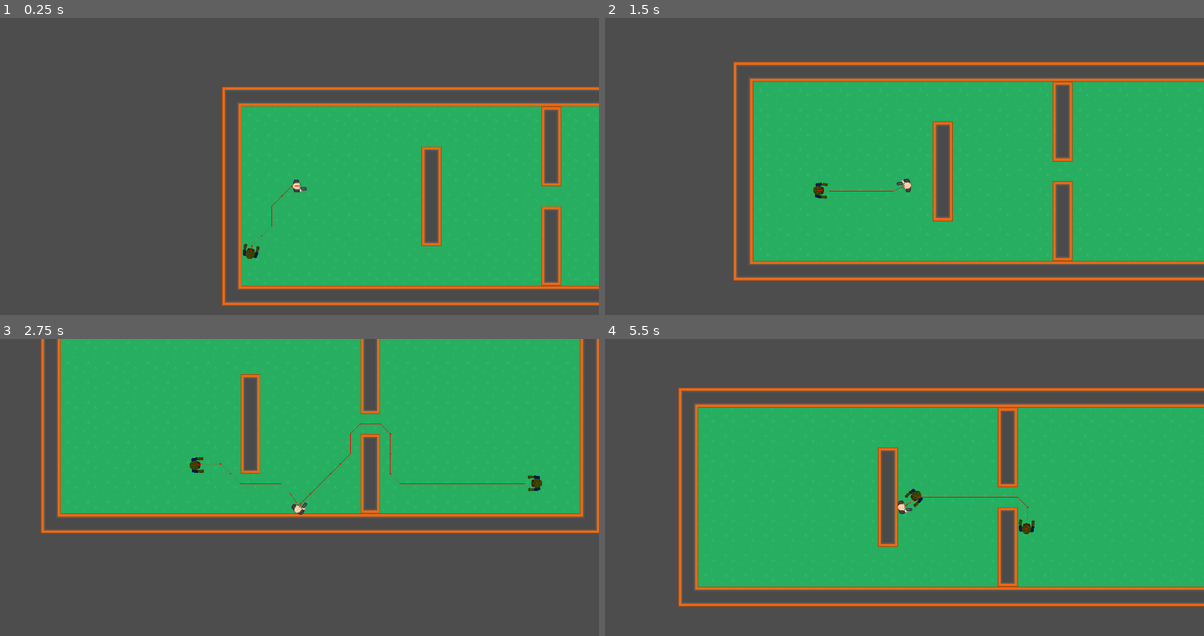
Above: before the commit, frames 1-4 (two rows, left to right).
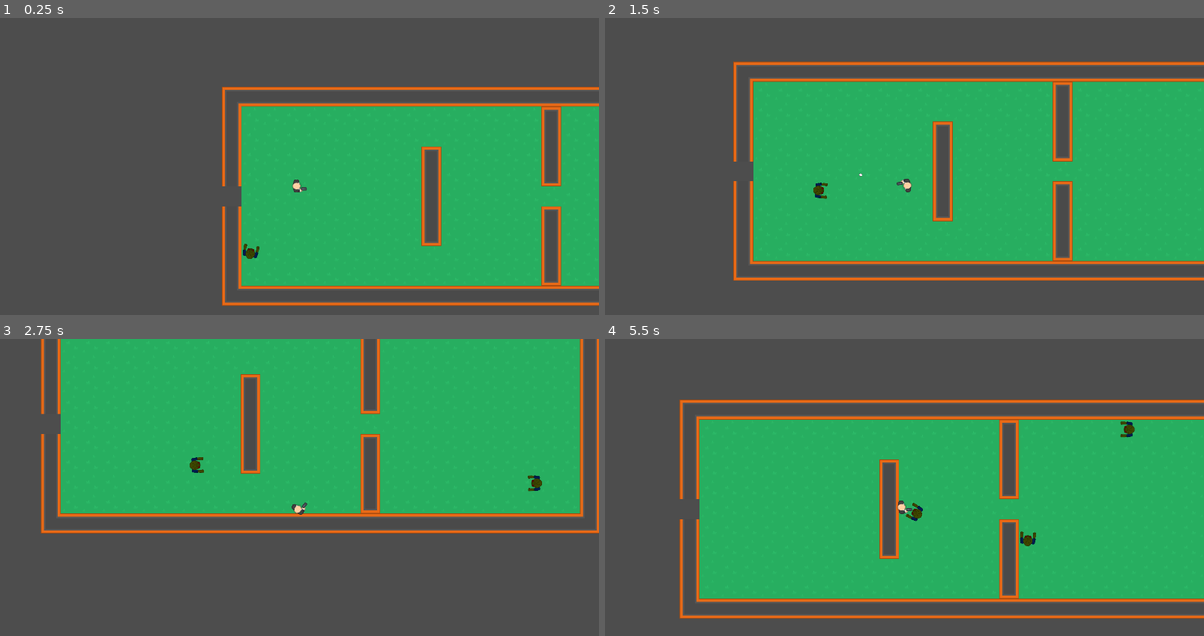
Above: after the commit, the same moments.

Repository: luuismrtn/desolation-zombie
Game: Godot game, scene res://Escenas/casa.tscn
Same seed, same stepped clock (60 frames per second), same inputs: the game is played once before the commit and once after it.
Inputs (mouse positions are in pixels of both pictures, inside the frame that each line leads up to):
- Up to frame 1 (0.25 s): no input
- Up to frame 2 (1.5 s): tap Enter at 0.5 s; move the mouse to (1036, 169) at 0.52 s; hold D (right) 0.53-1.28 s; click (1036, 169) at 0.6 s; move the mouse to (784, 202) at 1.27 s; hold S (down) from 1.28 s (still down); click (784, 202) at 1.35 s
- Up to frame 3 (2.75 s): move the mouse to (359, 434) at 2.02 s; release S (down) at 2.03 s; hold D (right) from 2.03 s (still down); click (359, 434) at 2.1 s
- Up to frame 4 (5.5 s): move the mouse to (874, 573) at 2.77 s; release D (right) at 2.78 s; hold W (up) 2.78-3.53 s; click (874, 573) at 2.85 s; move the mouse to (1084, 558) at 3.52 s; hold A (left) 3.53-5.03 s; click (1084, 558) at 3.6 s; move the mouse to (724, 457) at 4.27 s; click (724, 457) at 4.35 s; move the mouse to (934, 508) at 5.02 s; hold S (down) from 5.03 s (still down); click (934, 508) at 5.1 s

The runs differ from the first frame. In frame 1, 0.1% of the frame differs, in the area x 37-51%, y 56-80%; in frame 2, 0.1%; in frame 3, 0.2%; in frame 4, 16%, in the area x 12-100%, y 16-95%.

Commit message:
Sistema de disparo hecho

Diff:
--- /dev/null
+++ b/Escenas/bala.tscn
@@ -0,0 +1,24 @@
+[gd_scene load_steps=4 format=3 uid="uid://5gg5vyullk0d"]
+
+[ext_resource type="Texture2D" uid="uid://bi4slcy5ks2mr" path="res://Sprites/sprite test.webp" id="1_4pe2a"]
+[ext_resource type="Script" path="res://Scripts/bala.gd" id="1_61nxu"]
+
+[sub_resource type="CircleShape2D" id="CircleShape2D_lwjdk"]
+radius = 268.59
+
+[node name="Bala" type="CharacterBody2D"]
+scale = Vector2(0.0158472, 0.0158472)
+script = ExtResource("1_61nxu")
+velocidad = 1000
+
+[node name="Area2D" type="Area2D" parent="." groups=["bala"]]
+collision_layer = 8
+collision_mask = 15
+
+[node name="Skin" type="Sprite2D" parent="Area2D"]
+texture = ExtResource("1_4pe2a")
+
+[node name="CollisionShape2D" type="CollisionShape2D" parent="Area2D"]
+shape = SubResource("CircleShape2D_lwjdk")
+
+[connection signal="body_entered" from="Area2D" to="." method="_on_area_2d_body_entered"]
--- a/Escenas/casa.tscn
+++ b/Escenas/casa.tscn
@@ -1658,7 +1658,7 @@
 [sub_resource type="TileSet" id="TileSet_o15k4"]
 tile_size = Vector2i(64, 64)
 physics_layer_0/collision_layer = 4
-physics_layer_0/collision_mask = 3
+physics_layer_0/collision_mask = 11
 navigation_layer_0/layers = 1
 sources/1 = SubResource("TileSetAtlasSource_wyipy")
 
@@ -1667,7 +1667,7 @@
 [node name="TileMap" type="TileMap" parent="."]
 tile_set = SubResource("TileSet_o15k4")
 format = 2
-layer_0/tile_data = PackedInt32Array(-262158, 1, 4, -196622, 131073, 5, -131086, 131073, 5, -65550, 131073, 5, -14, 131073, 5, 65522, 131073, 5, 131058, 131073, 5, 196594, 131073, 5, 26 …(4539 unchanged characters)…
+layer_0/tile_data = PackedInt32Array(-262158, 1, 4, -196622, 131073, 5, -131086, 131073, 5, -65550, 131073, 5, -14, 131073, 5, 131058, 131073, 5, 196594, 131073, 5, 26 …(4539 unchanged characters)…
 
 [node name="Player" parent="." instance=ExtResource("4_e7467")]
 position = Vector2(-647, -1)
@@ -1677,7 +1677,6 @@
 
 [node name="Timer" type="Timer" parent="ZombieSpawner"]
 wait_time = 2.0
-one_shot = true
 autostart = true
 
 [node name="Camera2D" type="Camera2D" parent="."]
--- a/Escenas/player.tscn
+++ b/Escenas/player.tscn
@@ -1,45 +1,14 @@
 [gd_scene load_steps=4 format=3 uid="uid://d07lovjii042w"]
 
+[ext_resource type="Script" path="res://Scripts/Player.gd" id="1_s80hl"]
 [ext_resource type="Texture2D" uid="uid://nwb0a1vaxwtf" path="res://Sprites/kenney_top-down-shooter/PNG/Hitman 1/hitman1_gun.png" id="2_o55cn"]
-
-[sub_resource type="GDScript" id="GDScript_r63pk"]
-script/source = "extends CharacterBody2D
-
-@export var speed = 400
-
-func get_input(delta):
-	var velocity = Vector2.ZERO
-	if Input.is_action_pressed(\"right\"):
-		velocity.x += 1
-	if Input.is_action_pressed(\"left\"):
-		velocity.x -= 1
-	if Input.is_action_pressed(\"down\"):
-		velocity.y += 1
-	if Input.is_action_pressed(\"up\"):
-		velocity.y -= 1
-
-	velocity = velocity.normalized() * speed
-	position += velocity * delta
-
-func get_rotation_camera():
-	var mouse_position = get_global_mouse_position()
-	var direction_to_mouse = (mouse_position - global_position).normalized()
-	var angle_to_mouse = direction_to_mouse.angle()
-
-	rotation = angle_to_mouse
-
-func _physics_process(delta):
-	get_input(delta)
-	get_rotation_camera()
-	move_and_collide(velocity * delta)
-"
 
 [sub_resource type="CircleShape2D" id="CircleShape2D_fr8lq"]
 radius = 22.0
 
-[node name="Player" type="CharacterBody2D"]
+[node name="Player" type="CharacterBody2D" groups=["player"]]
 collision_mask = 6
-script = SubResource("GDScript_r63pk")
+script = ExtResource("1_s80hl")
 
 [node name="PlayerSkin" type="Sprite2D" parent="."]
 texture = ExtResource("2_o55cn")
@@ -47,3 +16,7 @@
 [node name="CollisionShape2D" type="CollisionShape2D" parent="."]
 position = Vector2(1, 0)
 shape = SubResource("CircleShape2D_fr8lq")
+
+[node name="Marker2D" type="Marker2D" parent="."]
+position = Vector2(24, 9)
+gizmo_extents = 6.5
--- a/Escenas/zombie.tscn
+++ b/Escenas/zombie.tscn
@@ -4,9 +4,9 @@
 [ext_resource type="Texture2D" uid="uid://b6i28gjwrxq2v" path="res://Sprites/Zombi fuerte.png" id="2_xdj87"]
 
 [sub_resource type="CircleShape2D" id="CircleShape2D_ksi1s"]
-radius = 16.0078
+radius = 20.5
 
-[node name="Zombie" type="CharacterBody2D"]
+[node name="Zombie" type="CharacterBody2D" groups=["zombie"]]
 collision_layer = 2
 collision_mask = 7
 script = ExtResource("1_8pbgr")
@@ -23,4 +23,3 @@
 [node name="NavigationAgent2D" type="NavigationAgent2D" parent="."]
 navigation_layers = 3
 path_postprocessing = 1
-debug_enabled = true
--- a/Scripts/Player.gd
+++ b/Scripts/Player.gd
@@ -2,29 +2,25 @@
 
 @export var speed = 400
 
+const bala_scene = preload("res://Escenas/bala.tscn")
+
 func get_input(delta):
-	var move_dir = Vector2()
+	var velocity = Vector2.ZERO
+	if Input.is_action_pressed("right"):
+		velocity.x += 1
+	if Input.is_action_pressed("left"):
+		velocity.x -= 1
+	if Input.is_action_pressed("down"):
+		velocity.y += 1
+	if Input.is_action_pressed("up"):
+		velocity.y -= 1
 
-	if Input.is_action_pressed("left"):
-		move_dir.x -= 1
-
-	if Input.is_action_pressed("right"):
-		move_dir.x += 1
-
-	if Input.is_action_pressed("up"):
-		move_dir.y -= 1
-
-	if Input.is_action_pressed("down"):
-		move_dir.y += 1
-
-	move_dir = move_dir.normalized()
-	position += move_dir * speed * delta
+	velocity = velocity.normalized() * speed
+	position += velocity * delta
 
 func get_rotation_camera():
 	var mouse_position = get_global_mouse_position()
-
 	var direction_to_mouse = (mouse_position - global_position).normalized()
-
 	var angle_to_mouse = direction_to_mouse.angle()
 
 	rotation = angle_to_mouse
@@ -32,4 +28,13 @@
 func _physics_process(delta):
 	get_input(delta)
 	get_rotation_camera()
+	disparar()
 	move_and_collide(velocity * delta)
+
+func disparar():
+	if Input.is_action_just_pressed("disparar"):
+		var b = bala_scene.instantiate()
+		b.global_position = $Marker2D.global_position
+		b.direccion = get_global_mouse_position()-$Marker2D.global_position
+		b.rotation_degrees = rotation_degrees
+		get_parent().add_child(b)
--- /dev/null
+++ b/Scripts/bala.gd
@@ -0,0 +1,17 @@
+extends CharacterBody2D
+
+var direccion: Vector2
+
+@export var velocidad: int
+
+func _physics_process(delta):
+	velocity = direccion.normalized() * velocidad
+
+	move_and_slide()
+
+func _on_area_2d_body_entered(body):
+	if body.is_in_group("zombie"):
+		body.queue_free()
+		queue_free()
+	if not body.is_in_group("player"):
+		queue_free()
--- a/project.godot
+++ b/project.godot
@@ -46,6 +46,12 @@
 , Object(InputEventKey,"resource_local_to_scene":false,"resource_name":"","device":-1,"window_id":0,"alt_pressed":false,"shift_pressed":false,"ctrl_pressed":false,"meta_pressed":false,"pressed":false,"keycode":0,"physical_keycode":4194322,"key_label":0,"unicode":0,"echo":false,"script":null)
 ]
 }
+disparar={
+"deadzone": 0.5,
+"events": [Object(InputEventMouseButton,"resource_local_to_scene":false,"resource_name":"","device":-1,"window_id":0,"alt_pressed":false,"shift_pressed":false,"ctrl_pressed":false,"meta_pressed":false,"button_mask":1,"position":Vector2(111, 6),"global_position":Vector2(115, 47),"factor":1.0,"button_index":1,"canceled":false,"pressed":true,"double_click":false,"script":null)
+, Object(InputEventKey,"resource_local_to_scene":false,"resource_name":"","device":-1,"window_id":0,"alt_pressed":false,"shift_pressed":false,"ctrl_pressed":false,"meta_pressed":false,"pressed":false,"keycode":0,"physical_keycode":32,"key_label":0,"unicode":32,"echo":false,"script":null)
+]
+}
 
 [layer_names]
 
